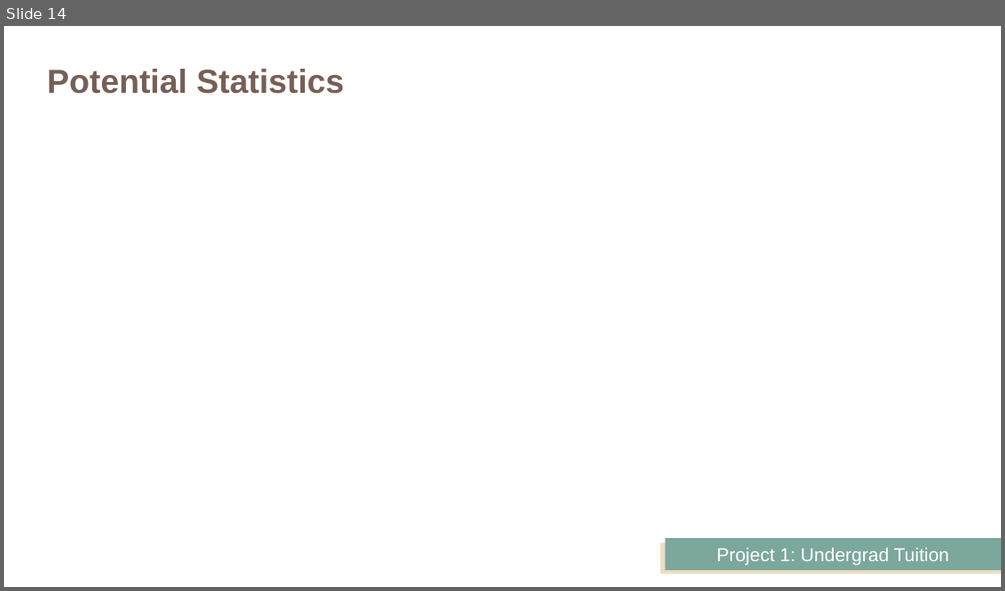
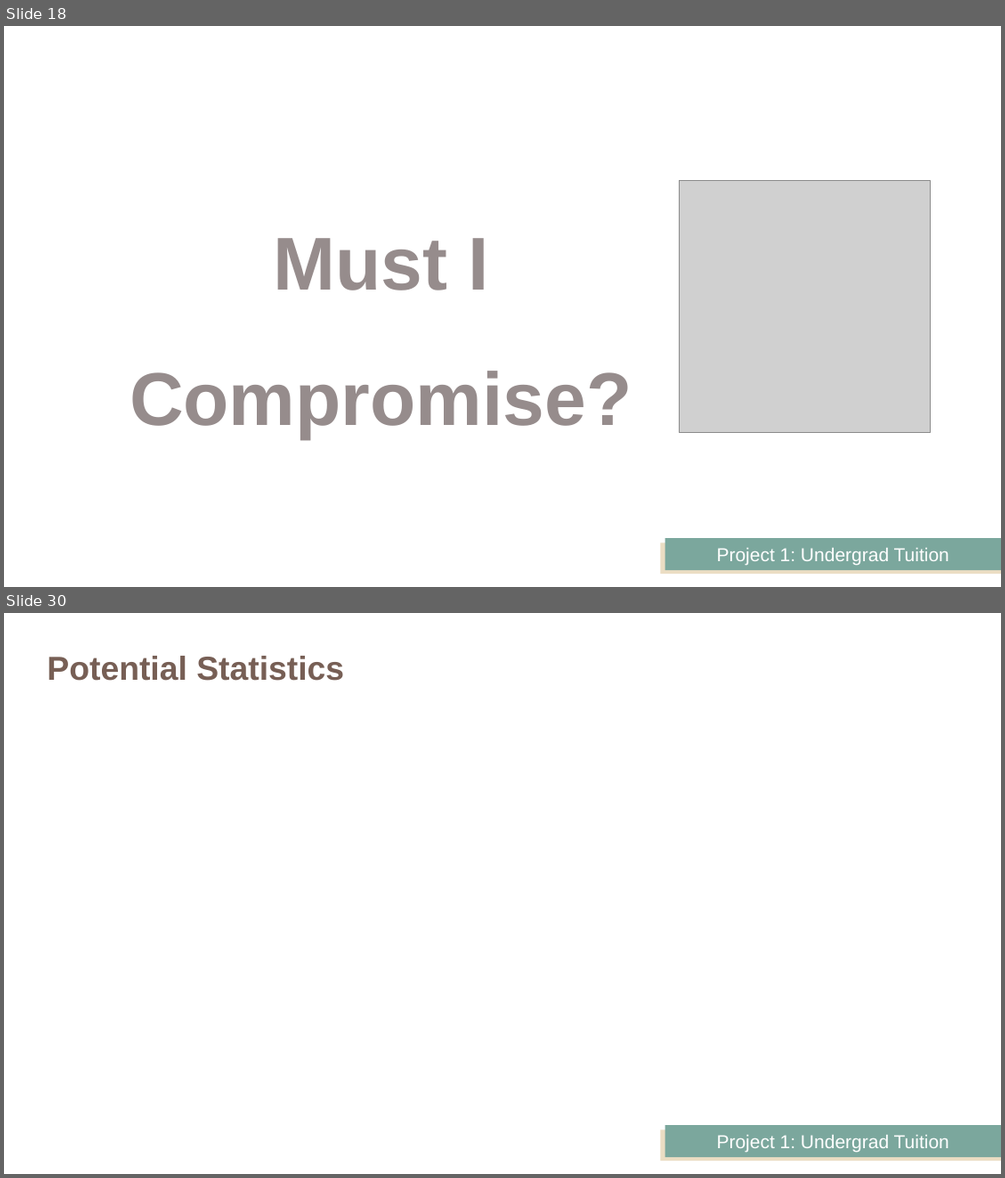
Before and after one commit to JeffPinegar/Proj1_undergraduate, a slide deck: Presentation/Getting Started.pptx. Shown one above the other, each under a label of ours: slide 14 before the commit, slides 18 and 30 after it; the slides between them are not shown. The pictures are 1005x591 and 1005x1178 pixels, drawn with LibreOffice and Linux fonts; fonts in the diff are those of the drawing; grey boxes stand for pictures. Boxes give left, top, right and bottom in pixels: in the first picture for what was removed or moved away, otherwise in the second. Text is boxed around its words. In the diff, an @@ line names an element or a change of style, - is before the commit and + after.

```diff
--- a/Presentation/Getting Started.pptx
+++ b/Presentation/Getting Started.pptx
@@ slide 18 added at (4, 26, 1001, 587), background #FFFFFF; not listed: 2 template elements that a slide beside it also shows @@
@@ picture added at (680, 181, 930, 432) @@
@@ text added at (129, 238, 631, 438), 72 pt, text #968C8C, bold @@
+Must I Compromise?
@@ what was slide 14 is now slide 30 @@
```
Also in this commit, not shown: 2 slides changed, 25 other slides added, 10 slides removed, 7 other files.
